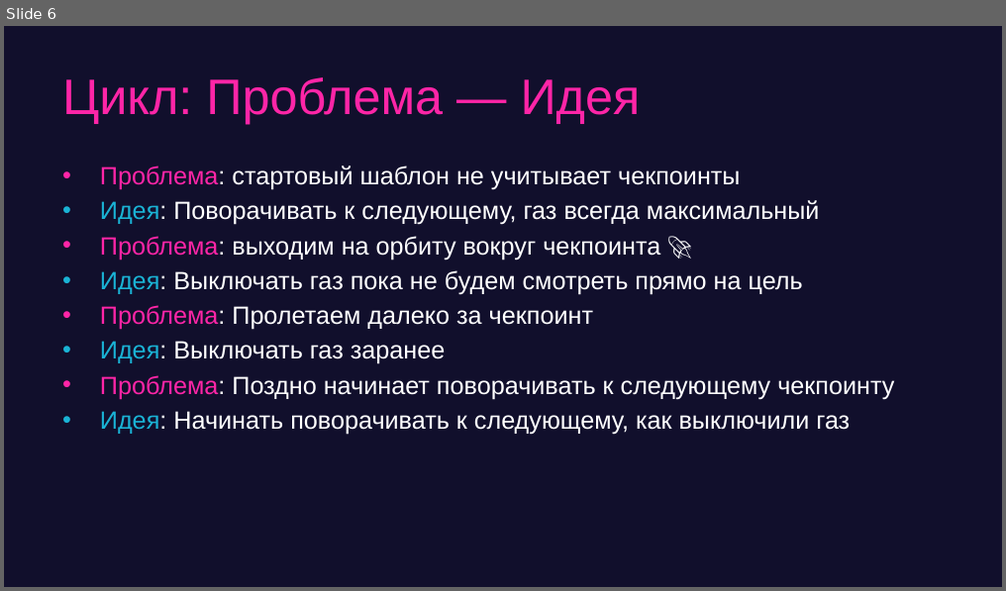
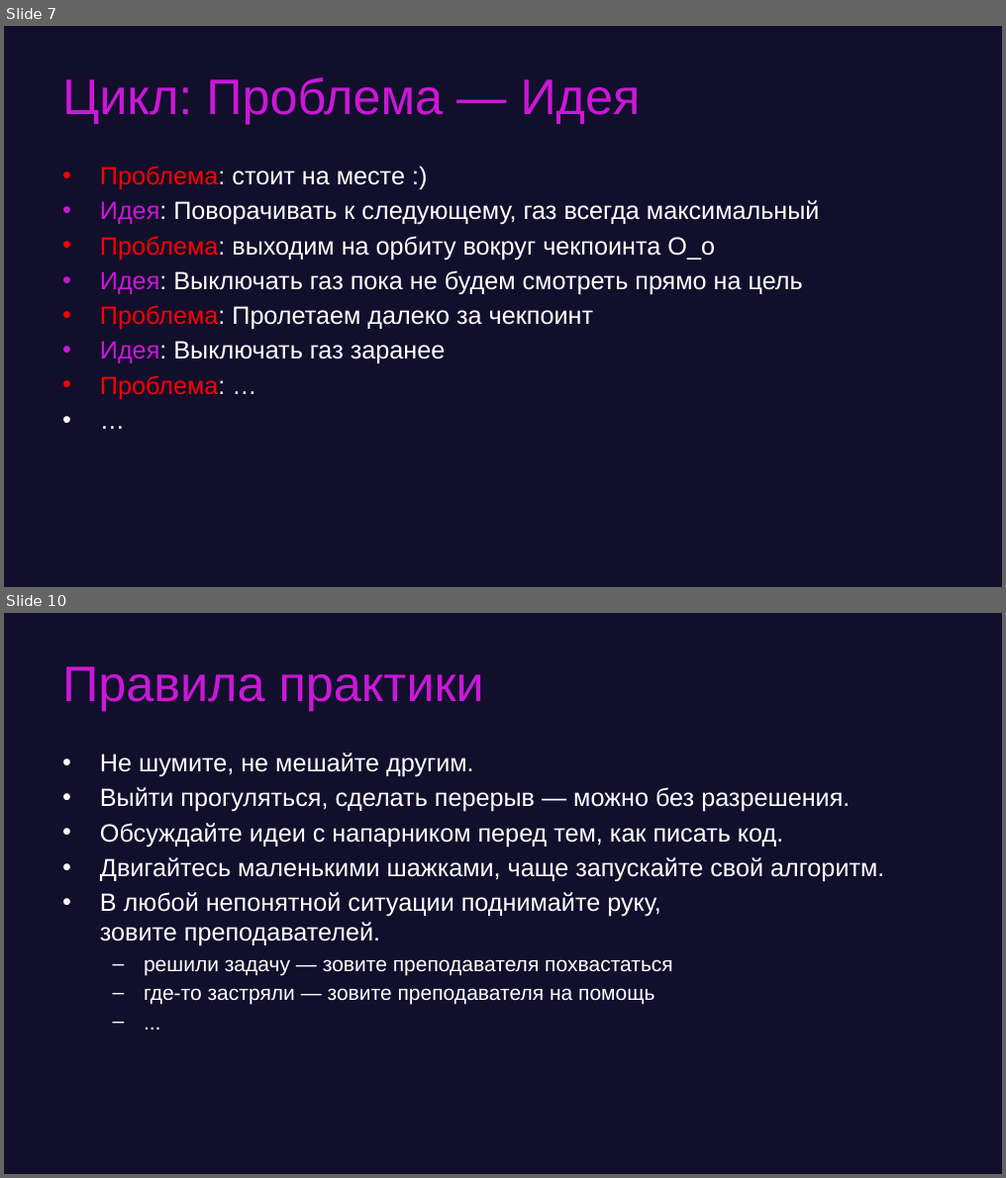
Before and after one commit to game-ai-course/game-ai-school, a slide deck: day1-montecarlo.pptx. Shown one above the other, each under a label of ours: slide 6 before the commit, slides 7 and 10 after it; the slides between them are not shown. The pictures are 1006x591 and 1006x1178 pixels, drawn with LibreOffice and Linux fonts; fonts in the diff are those of the drawing. Boxes give left, top, right and bottom in pixels: in the first picture for what was removed or moved away, otherwise in the second. Text is boxed around its words. In the diff, an @@ line names an element or a change of style, - is before the commit and + after.

```diff
--- a/day1-montecarlo.pptx
+++ b/day1-montecarlo.pptx
@@ slide 10 added at (4,613,1002,1174), background #110F2C @@
@@ title added at (62,666,484,711), 48 pt, text #CC17D8 @@
+Правила практики
@@ text added at (100,753,884,1005), 24 pt, text #FFFFFF @@
+• Не шумите, не мешайте другим.
+• Выйти прогуляться, сделать перерыв — можно без разрешения.
+• Обсуждайте идеи с напарником перед тем, как писать код.
+• Двигайтесь маленькими шажками, чаще запускайте свой алгоритм.
+• В любой непонятной ситуации поднимайте руку,
+  зовите преподавателей.
+  – решили задачу — зовите преподавателя похвастаться
+  – где-то застряли — зовите преподавателя на помощь
+  – ...
@@ what was slide 6 is now slide 7 @@
@@ slide 7 changed as well @@
@@ title "Цикл: Проблема — Идея" at (62,77,641,124): text colour #FE25A7 to #CC17D8 @@
@@ text at (100,166,405,190): text changed @@
-• Проблема: стартовый шаблон не учитывает чекпоинты
+• Проблема: стоит на месте :)
@@ text at (100,200,820,365): text colour #1AB3D5 to #CC17D8 in "Идея:", "Идея:", "Идея:"; text colour #FE25A7 to #FF0000 in "Проблема:" @@
@@ text at (100,236,715,260): text changed @@
-• Проблема: выходим на орбиту вокруг чекпоинта 🚀
+• Проблема: выходим на орбиту вокруг чекпоинта O_o
@@ text at (100,375,225,399): text changed; text colour #FFFFFF to #FF0000 @@
-• Проблема: Поздно начинает поворачивать к следующему чекпоинту
-• Идея: Начинать поворачивать к следующему, как выключили газ
+• Проблема: …
+• …
```
Also in this commit, not shown: 15 other slides changed, 11 other slides added, 10 slides removed, 13 other files.
